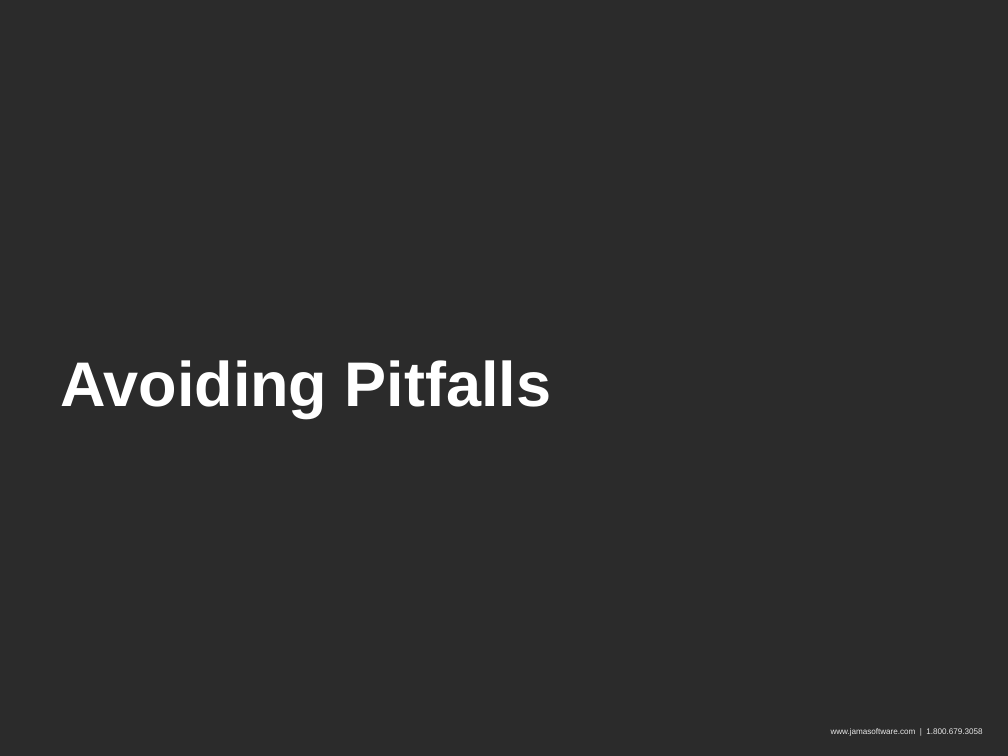
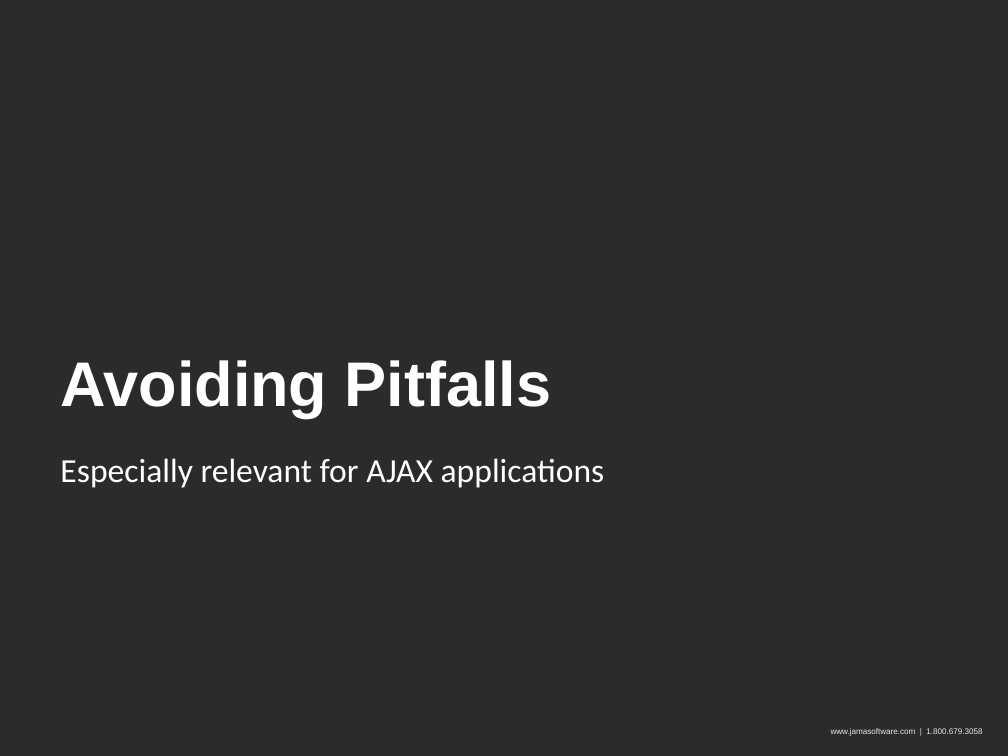
Before and after one commit to seanadkinson/webdriver-examples, a slide deck: slide 13 of slides.pptx. Drawn at 1008x756 pixels with LibreOffice and Linux fonts; fonts in the diff are those of the drawing; background and template pictures are left out; a plain dark background stands for a picture behind light text. Boxes give left, top, right and bottom in pixels: in the first picture for what was removed or moved away, otherwise in the second. Text is boxed around its words. In the diff, an @@ line names an element or a change of style, - is before the commit and + after.

```diff
--- a/slides.pptx
+++ b/slides.pptx
@@ text added at [60, 458, 605, 488], 24 pt, text #FFFFFF @@
+Especially relevant for AJAX applications
```
Also in this commit, not shown: 6 other slides changed, 3 slides added.
